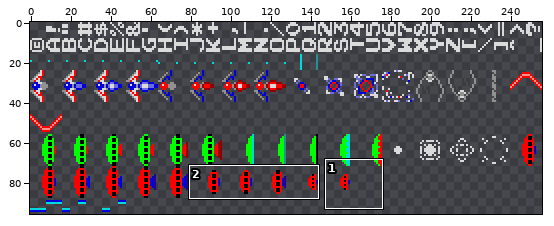
File history of a sprite sheet, png/gfx.png. The picture above shows the old version from afar; the outline marks the close-up.
Close-up. Old version:
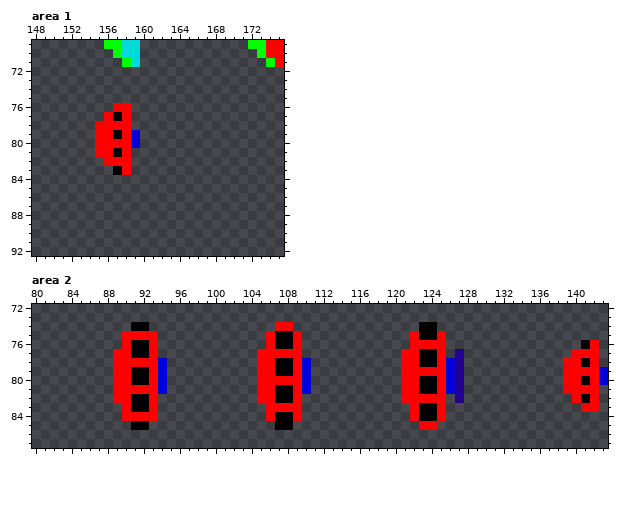
The file is 256x96 pixels. Shown: area 1: x 148..175, y 69..92; area 2: x 80..143, y 72..87.
Now the later version:
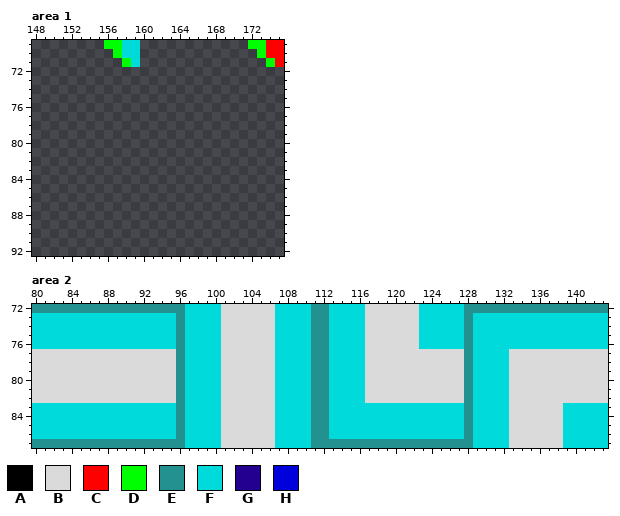
Palette (. is transparent): A #000000  B #dadada  C #ff0000  D #00ff00  E #249191  F #00dada  G #240091  H #0000da
Difference:
{"where": "area 1"}
{"y":76,"x":157,"old":"CC","new":".."}
{"y":77,"x":156,"old":"CAC","new":"..."}
{"y":78,"x":155,"old":"CCCC","new":"...."}
{"y":79,"x":155,"old":"CCACH","new":"....."}
{"y":80,"x":155,"old":"CCCCH","new":"....."}
{"y":81,"x":155,"old":"CCAC","new":"...."}
{"y":82,"x":156,"old":"CCC","new":"..."}
{"y":83,"x":157,"old":"AC","new":".."}
{"where": "area 2"}
{"y":72,"x":80,"old":"................................................................","new":"EEEEEEEEEEEEEEEEEFFFFBBBBBBFFFFEEFFFFBBBBBBFFFFFEEEEEEEEEEEEEEEE"}
{"y":73,"x":80,"old":"................................................................","new":"FFFFFFFFFFFFFFFFEFFFFBBBBBBFFFFEEFFFFBBBBBBFFFFFEFFFFFFFFFFFFFFF"}
{"y":74,"x":80,"old":"...........AA..............CC..............AA...................","new":"FFFFFFFFFFFFFFFFEFFFFBBBBBBFFFFEEFFFFBBBBBBFFFFFEFFFFFFFFFFFFFFF"}
{"y":75,"x":80,"old":"..........CCCC............CAAC............CAAC..................","new":"FFFFFFFFFFFFFFFFEFFFFBBBBBBFFFFEEFFFFBBBBBBFFFFFEFFFFFFFFFFFFFFF"}
{"y":76,"x":80,"old":"..........CAAC............CAAC............CCCC...............AC.","new":"FFFFFFFFFFFFFFFFEFFFFBBBBBBFFFFEEFFFFBBBBBBFFFFFEFFFFFFFFFFFFFFF"}
{"y":77,"x":80,"old":".........CCAAC...........CCCCC...........CCAAC.G............CCC.","new":"BBBBBBBBBBBBBBBBEFFFFBBBBBBFFFFEEFFFFBBBBBBBBBBBEFFFFBBBBBBBBBBB"}
{"y":78,"x":80,"old":".........CCCCCH..........CCAACH..........CCAACHG...........CCAC.","new":"BBBBBBBBBBBBBBBBEFFFFBBBBBBFFFFEEFFFFBBBBBBBBBBBEFFFFBBBBBBBBBBB"}
{"y":79,"x":80,"old":".........CCAACH..........CCAACH..........CCCCCHG...........CCCCH","new":"BBBBBBBBBBBBBBBBEFFFFBBBBBBFFFFEEFFFFBBBBBBBBBBBEFFFFBBBBBBBBBBB"}
{"y":80,"x":80,"old":".........CCAACH..........CCCCCH..........CCAACHG...........CCACH","new":"BBBBBBBBBBBBBBBBEFFFFBBBBBBFFFFEEFFFFBBBBBBBBBBBEFFFFBBBBBBBBBBB"}
{"y":81,"x":80,"old":".........CCCCCH..........CCAACH..........CCAACHG...........CCCC.","new":"BBBBBBBBBBBBBBBBEFFFFBBBBBBFFFFEEFFFFBBBBBBBBBBBEFFFFBBBBBBBBBBB"}
{"y":82,"x":80,"old":".........CCAAC...........CCAAC...........CCCCC.G............CAC.","new":"BBBBBBBBBBBBBBBBEFFFFBBBBBBFFFFEEFFFFBBBBBBBBBBBEFFFFBBBBBBBBBBB"}
{"y":83,"x":80,"old":"..........CAAC............CCCC............CAAC...............CC.","new":"FFFFFFFFFFFFFFFFEFFFFBBBBBBFFFFEEFFFFFFFFFFFFFFFEFFFFBBBBBBFFFFF"}
{"y":84,"x":80,"old":"..........CCCC............CAAC............CAAC..................","new":"FFFFFFFFFFFFFFFFEFFFFBBBBBBFFFFEEFFFFFFFFFFFFFFFEFFFFBBBBBBFFFFF"}
{"y":85,"x":80,"old":"...........AA..............AA..............CC...................","new":"FFFFFFFFFFFFFFFFEFFFFBBBBBBFFFFEEFFFFFFFFFFFFFFFEFFFFBBBBBBFFFFF"}
{"y":86,"x":80,"old":"................................................................","new":"FFFFFFFFFFFFFFFFEFFFFBBBBBBFFFFEEFFFFFFFFFFFFFFFEFFFFBBBBBBFFFFF"}
{"y":87,"x":80,"old":"................................................................","new":"EEEEEEEEEEEEEEEEEFFFFBBBBBBFFFFEEEEEEEEEEEEEEEEEEFFFFBBBBBBFFFFF"}
{"label":"erased","picture_box":[95,103,140,175]}
{"label":"changed","picture_box":[32,304,608,448]}
